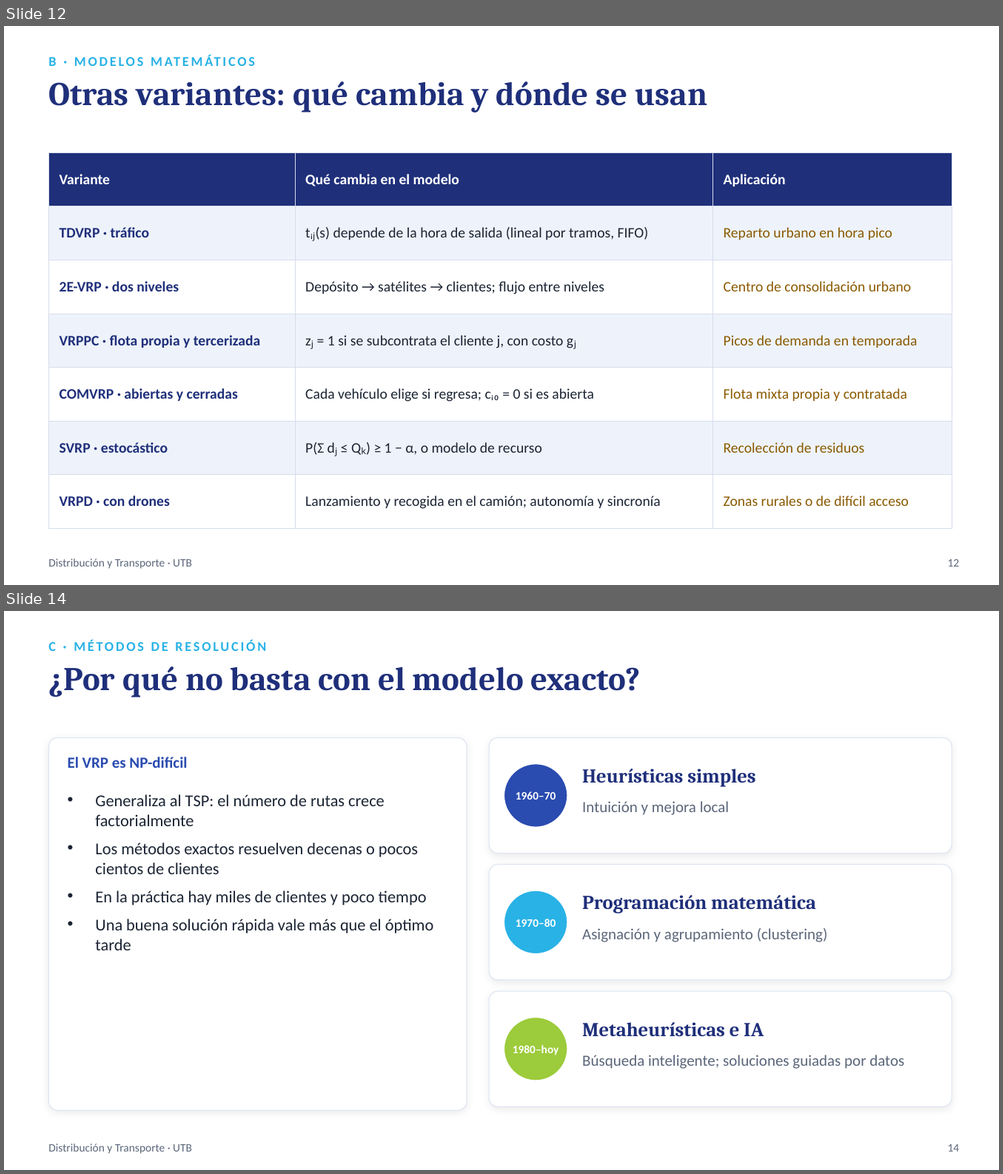
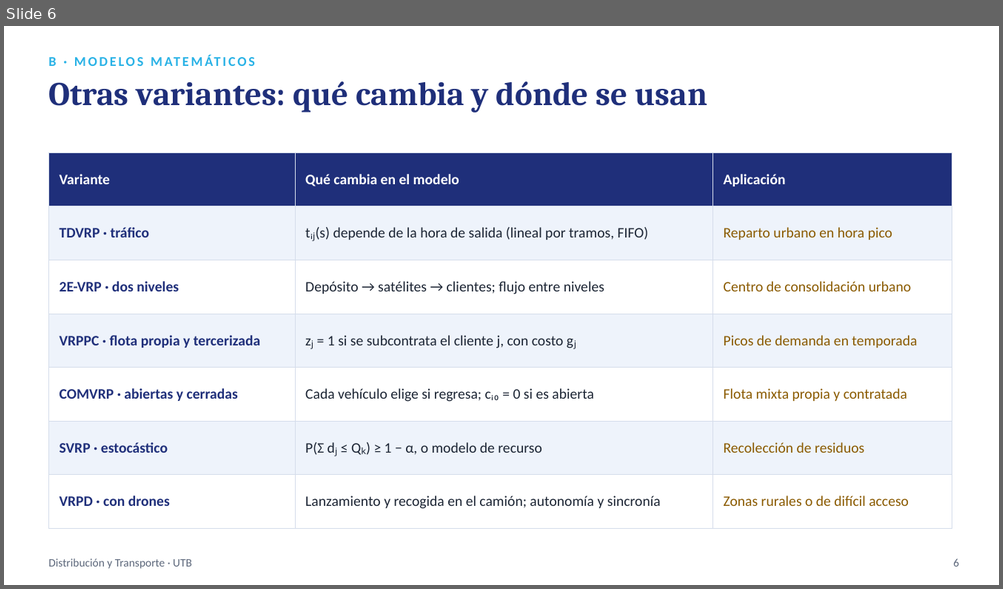
Before and after one commit to sebastianslg/grafosapp, a slide deck: Exposicion_Ruteo_de_Vehiculos.pptx. Shown one above the other, each under a label of ours: slides 12 and 14 before the commit, slide 6 after it; the slides between them are not shown. The pictures are 1003x1174 and 1003x589 pixels, drawn with LibreOffice and Linux fonts; fonts in the diff are those of the drawing. Boxes give left, top, right and bottom in pixels: in the first picture for what was removed or moved away, otherwise in the second. Text is boxed around its words. In the diff, an @@ line names an element or a change of style, - is before the commit and + after.

```diff
--- a/Exposicion_Ruteo_de_Vehiculos.pptx
+++ b/Exposicion_Ruteo_de_Vehiculos.pptx
@@ slide 14 removed at box(4, 611, 999, 1170), background #FFFFFF @@
@@ text removed at box(48, 640, 266, 651) @@
-C · MÉTODOS DE RESOLUCIÓN
@@ text removed at box(48, 667, 640, 698) @@
-¿Por qué no basta con el modelo exacto?
@@ rounded rectangle removed at box(48, 738, 466, 1111) @@
@@ rounded rectangle removed at box(489, 738, 951, 854) @@
@@ text removed at box(68, 757, 187, 768) @@
-El VRP es NP-difícil
@@ ellipse removed at box(504, 764, 567, 827) @@
@@ text removed at box(582, 769, 755, 787) @@
-Heurísticas simples
@@ text removed at box(95, 795, 433, 951) @@
-• Generaliza al TSP: el número de rutas crece factorialmente
-• Los métodos exactos resuelven decenas o pocos cientos de clientes
-• En la práctica hay miles de clientes y poco tiempo
-• Una buena solución rápida vale más que el óptimo tarde
@@ text removed at box(515, 792, 556, 800) @@
-1960–70
@@ text removed at box(582, 801, 728, 815) @@
-Intuición y mejora local
@@ rounded rectangle removed at box(489, 865, 951, 980) @@
@@ ellipse removed at box(504, 891, 567, 954) @@
@@ text removed at box(582, 895, 816, 914) @@
-Programación matemática
@@ text removed at box(515, 919, 556, 927) @@
-1970–80
@@ text removed at box(582, 928, 828, 943) @@
-Asignación y agrupamiento (clustering)
@@ rounded rectangle removed at box(489, 991, 951, 1107) @@
@@ ellipse removed at box(504, 1017, 567, 1081) @@
@@ text removed at box(582, 1022, 763, 1037) @@
-Metaheurísticas e IA
@@ text removed at box(512, 1045, 559, 1056) @@
-1980–hoy
@@ text removed at box(582, 1055, 904, 1069) @@
-Búsqueda inteligente; soluciones guiadas por datos
@@ text removed at box(48, 1144, 192, 1154) @@
-Distribución y Transporte · UTB
@@ text removed at box(948, 1145, 959, 1152) @@
-14
@@ what was slide 12 is now slide 6 @@
@@ slide 6 changed as well @@
@@ text at box(953, 559, 959, 567): text changed @@
-12
+6
```
Also in this commit, not shown: 12 other slides changed, 14 other slides removed.
